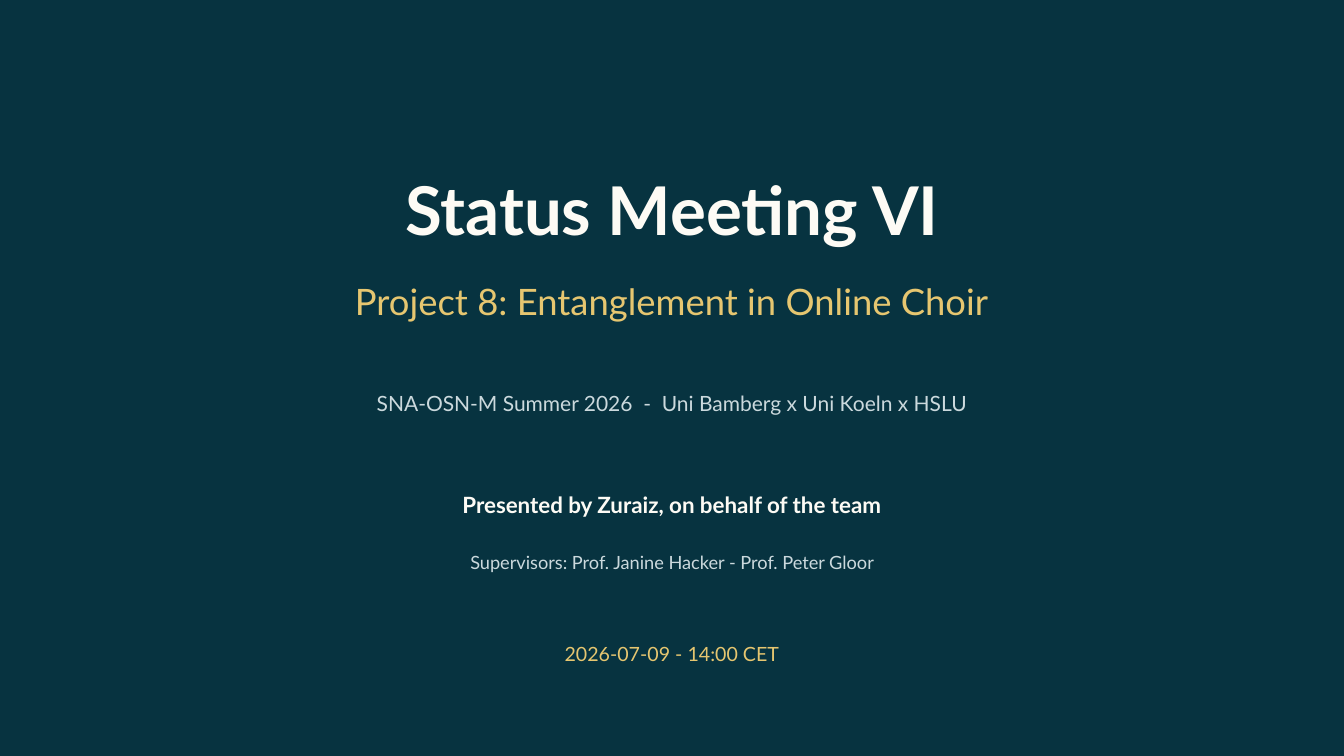
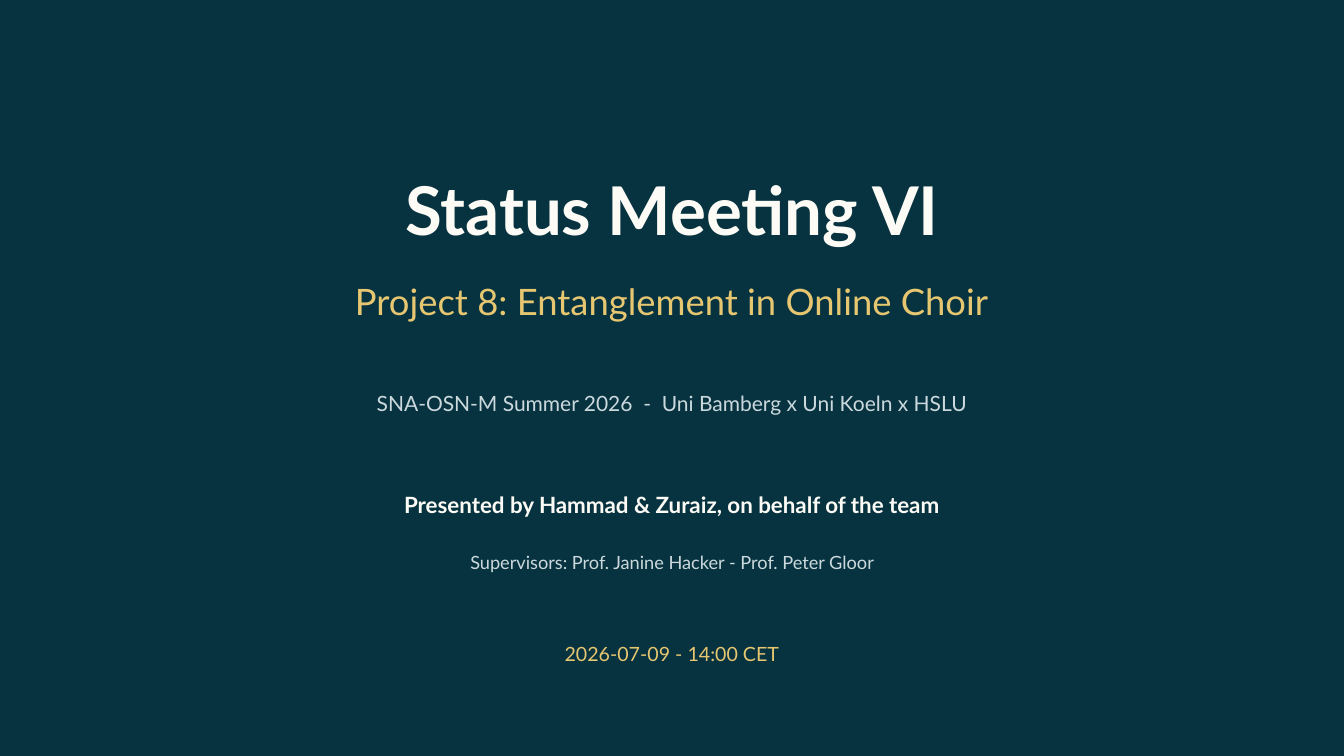
Before and after one commit to Zuraiz270/networked-choir-entanglement, a slide deck: slide 1 of output/jul09_status_meeting_vi.pptx. Drawn at 1344x756 pixels with LibreOffice and Linux fonts; fonts in the diff are those of the drawing. Boxes give left, top, right and bottom in pixels: in the first picture for what was removed or moved away, otherwise in the second. Text is boxed around its words. In the diff, an @@ line names an element or a change of style, - is before the commit and + after.

```diff
--- a/output/jul09_status_meeting_vi.pptx
+++ b/output/jul09_status_meeting_vi.pptx
@@ text at [404,496,939,517]: text changed @@
-Presented by Zuraiz, on behalf of the team
+Presented by Hammad & Zuraiz, on behalf of the team
```
Also in this commit, not shown: 7 other slides changed, 1 other file.
